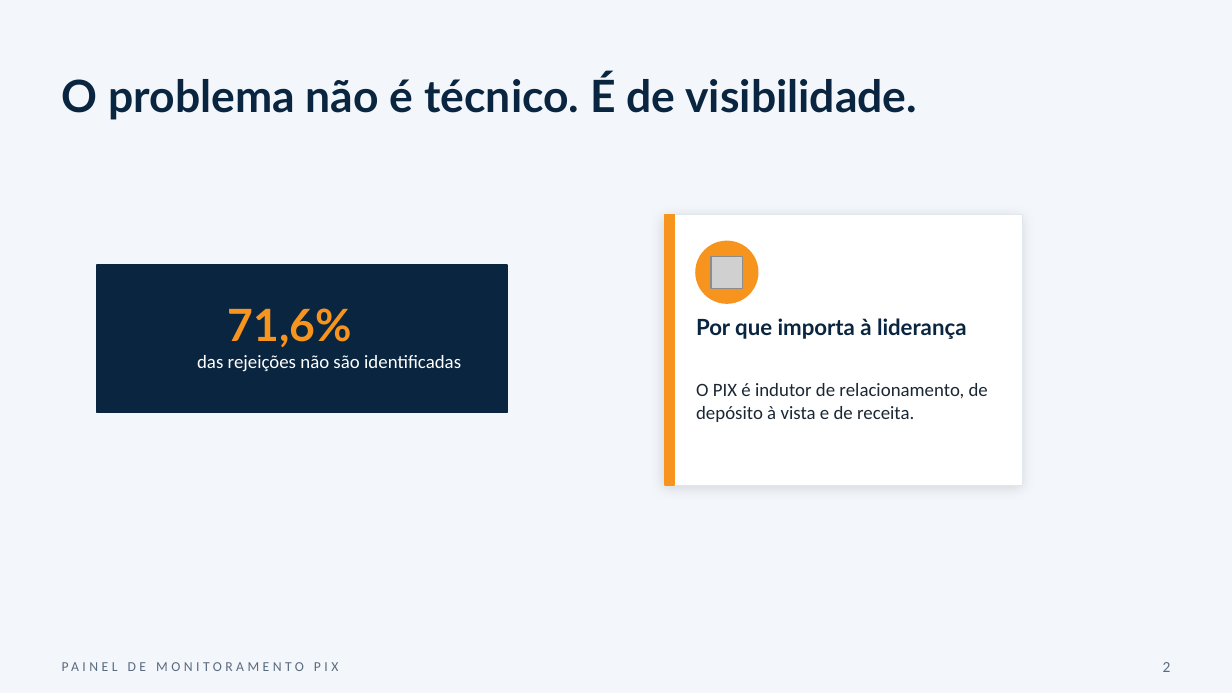
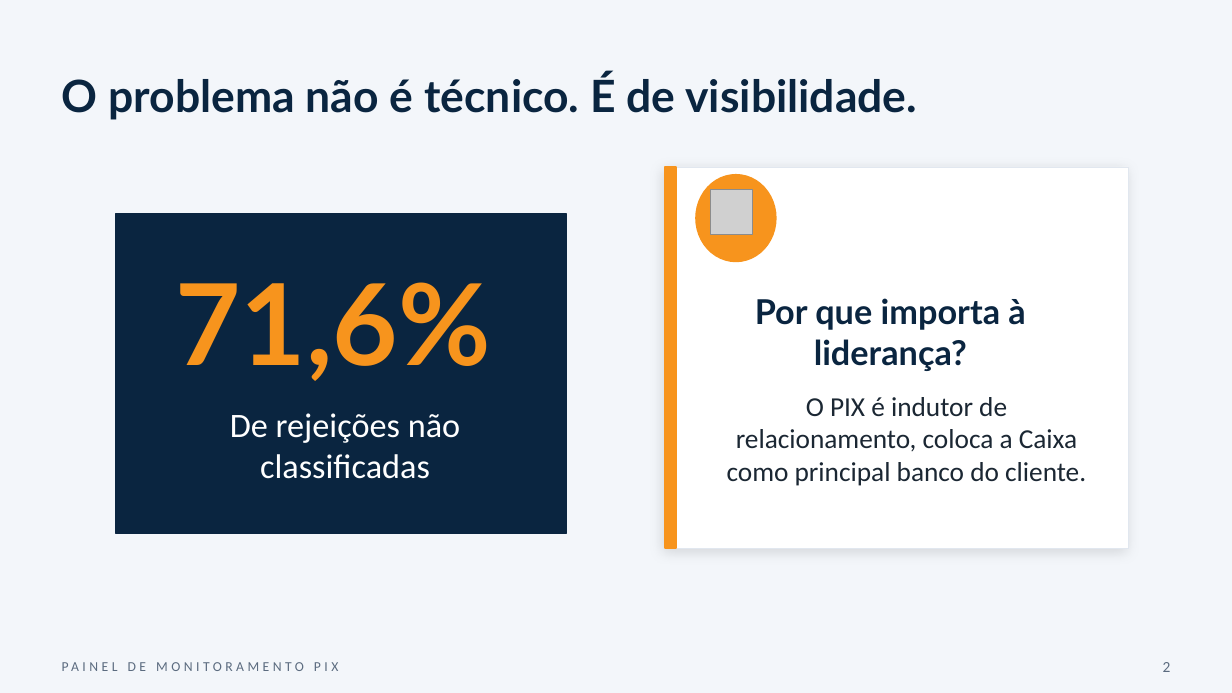
Before and after one commit to EduardoCons/upskilling-alura, a slide deck: slide 4 of Pitch_Painel_Monitoramento_PIX2.pptx. Drawn at 1232x693 pixels with LibreOffice and Linux fonts; fonts in the diff are those of the drawing; grey boxes stand for pictures. Boxes give left, top, right and bottom in pixels: in the first picture for what was removed or moved away, otherwise in the second. Text is boxed around its words. In the diff, an @@ line names an element or a change of style, - is before the commit and + after.

```diff
--- a/Pitch_Painel_Monitoramento_PIX2.pptx
+++ b/Pitch_Painel_Monitoramento_PIX2.pptx
@@ rectangle resized from (x1=665, y1=214, x2=674, y2=485) to (x1=665, y1=168, x2=676, y2=548) @@
@@ rectangle resized from (x1=665, y1=214, x2=1023, y2=485) to (x1=665, y1=168, x2=1129, y2=548) @@
@@ ellipse resized from (x1=696, y1=241, x2=758, y2=303) to (x1=696, y1=175, x2=776, y2=261) @@
@@ picture resized from (x1=711, y1=256, x2=743, y2=288) to (x1=711, y1=190, x2=753, y2=234) @@
@@ rectangle resized from (x1=97, y1=265, x2=508, y2=413) to (x1=116, y1=214, x2=567, y2=533) @@
@@ text "71,6%" moved from (x1=228, y1=308, x2=352, y2=347) to (x1=175, y1=282, x2=490, y2=381) @@
@@ text "71,6%" at (x1=175, y1=282, x2=490, y2=381): size 26 to 66 pt @@
@@ text at (x1=755, y1=298, x2=1025, y2=371): text changed; size 13 to 20 pt @@
-Por que importa à liderança
+Por que importa à liderança?
@@ text at (x1=230, y1=413, x2=460, y2=479): text changed; size 11 to 20 pt @@
-das rejeições não são identificadas
+De rejeições não classificadas
@@ text at (x1=727, y1=397, x2=1086, y2=486): text changed; size 11 to 16 pt @@
-O PIX é indutor de relacionamento, de depósito à vista e de receita.
+O PIX é indutor de relacionamento, coloca a Caixa como principal banco do cliente.
```
Also in this commit, not shown: 4 other slides changed.
